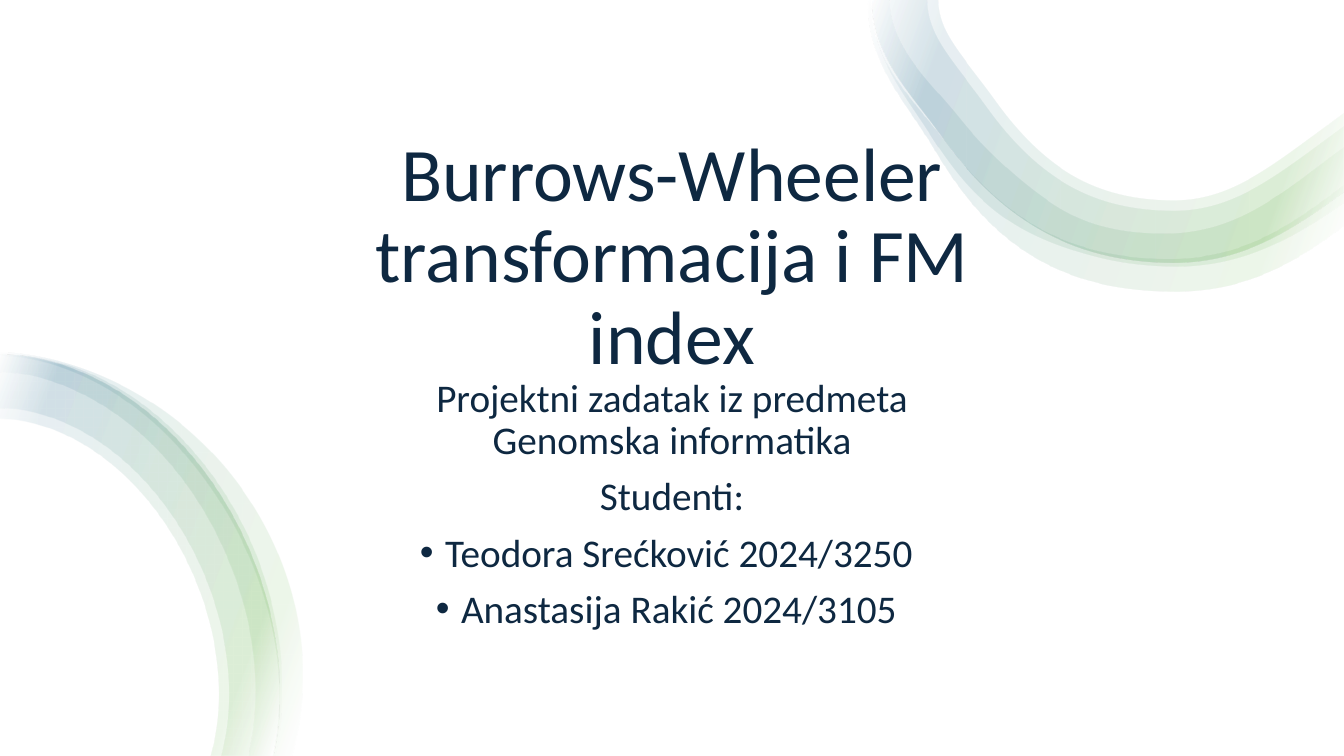
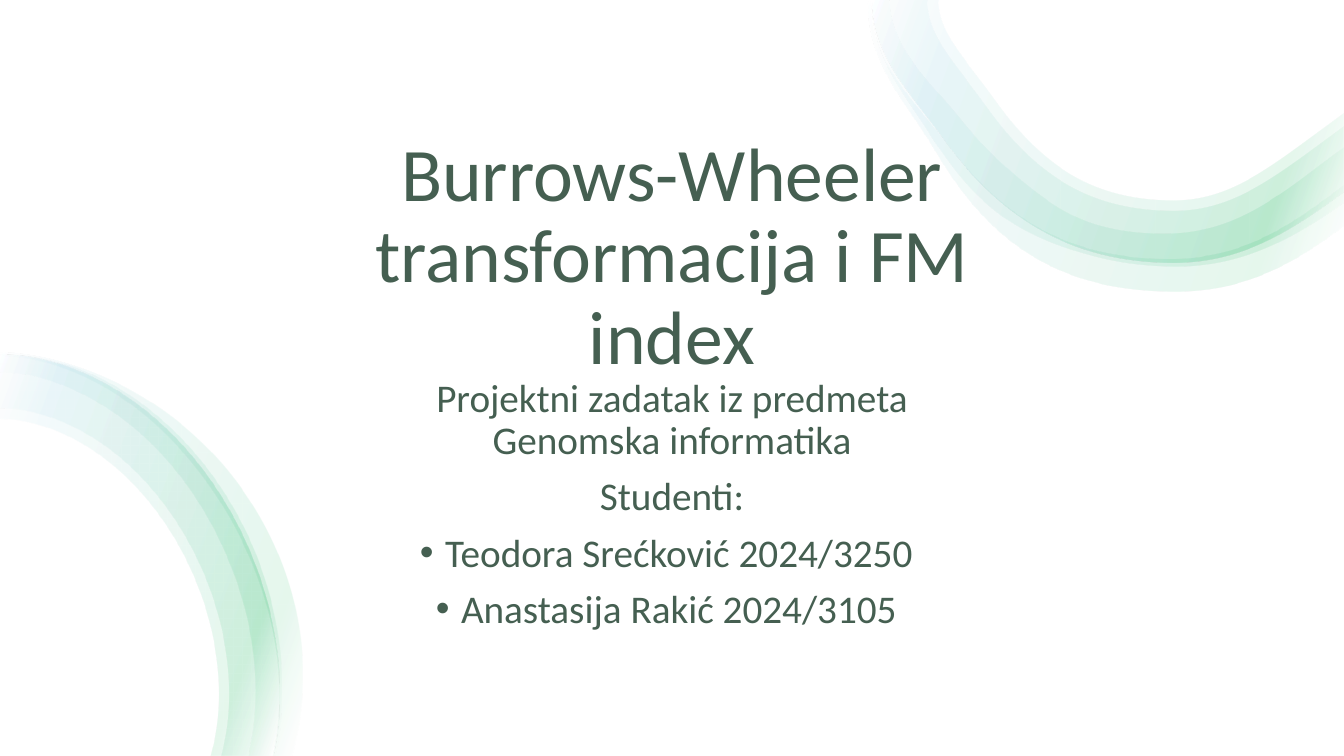
Before and after one commit to Anastasija42/genomska_informatika, a slide deck: slide 1 of Burrows-Wheeler transformacija i FM index.pptx. Drawn at 1344x756 pixels with LibreOffice and Linux fonts; fonts in the diff are those of the drawing. Boxes give left, top, right and bottom in pixels: in the first picture for what was removed or moved away, otherwise in the second. Text is boxed around its words. In the diff, an @@ line names an element or a change of style, - is before the commit and + after.

```diff
--- a/Burrows-Wheeler transformacija i FM index.pptx
+++ b/Burrows-Wheeler transformacija i FM index.pptx
@@ title "Burrows-Wheeler transformacija i FM index" at (375,148,968,365): text colour #0E2841 to #455F51 @@
@@ fill gradient #FFFFFF to #4EA72E to #156082 to gradient #FFFFFF to #00B050 to #94D1E2 in 8 elements at (867,0,1344,291), (872,0,1344,267), (872,0,1344,262), (872,0,1344,262), (0,355,279,756), (0,355,279,756), (1,354,282,756), (0,353,302,756) @@
@@ subtitle "Projektni zadatak iz predmeta Genomska ..." at (436,384,913,630): text colour #0E2841 to #455F51 @@
```
Also in this commit, not shown: 3 other slides changed, 7 slides added, 1 slide removed.
